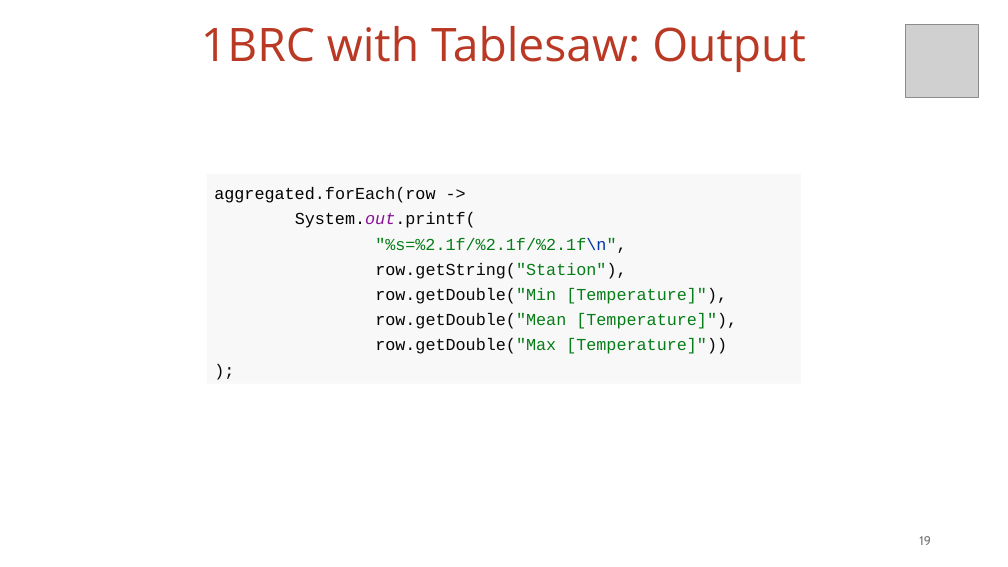
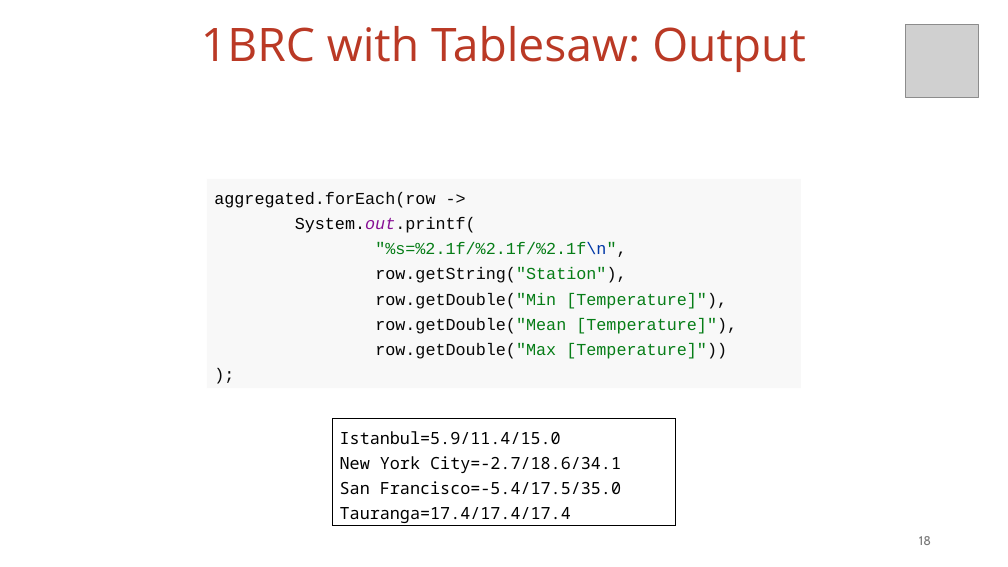
Before and after one commit to vmzakharov/missing-dataframe-talk, a slide deck: slide 18 of presentation/Missing_Dataframe_Short.pptx (slide 19 before the commit). Drawn at 1008x567 pixels with LibreOffice and Linux fonts; fonts in the diff are those of the drawing; grey boxes stand for pictures. Boxes give left, top, right and bottom in pixels: in the first picture for what was removed or moved away, otherwise in the second. Text is boxed around its words. In the diff, an @@ line names an element or a change of style, - is before the commit and + after.

```diff
--- a/presentation/Missing_Dataframe_Short.pptx
+++ b/presentation/Missing_Dataframe_Short.pptx
@@ rectangle "aggregated.forEach(row -> System.out.printf( "%s=%2.1f/%2.1f ...": place and size @@
-rectangle "aggregated.forEach(row -> System.out.printf( "%s=%2.1f/%2.1f ..." at bbox=[207, 175, 802, 384]
+rectangle "aggregated.forEach(row -> System.out.printf( "%s=%2.1f/%2.1f ..." at bbox=[207, 179, 802, 389]
@@ rectangle added at bbox=[333, 419, 676, 526], fill #FFFFFF, outline #000000 0.75 pt, 16 pt, text #000000 @@
+Istanbul=5.9/11.4/15.0
+New York City=-2.7/18.6/34.1
+San Francisco=-5.4/17.5/35.0
+Tauranga=17.4/17.4/17.4
@@ page number at bbox=[919, 536, 931, 545]: text changed @@
-19
+18
```
Also in this commit, not shown: 19 other slides changed, 5 slides added, 1 slide removed, 1 other file.
